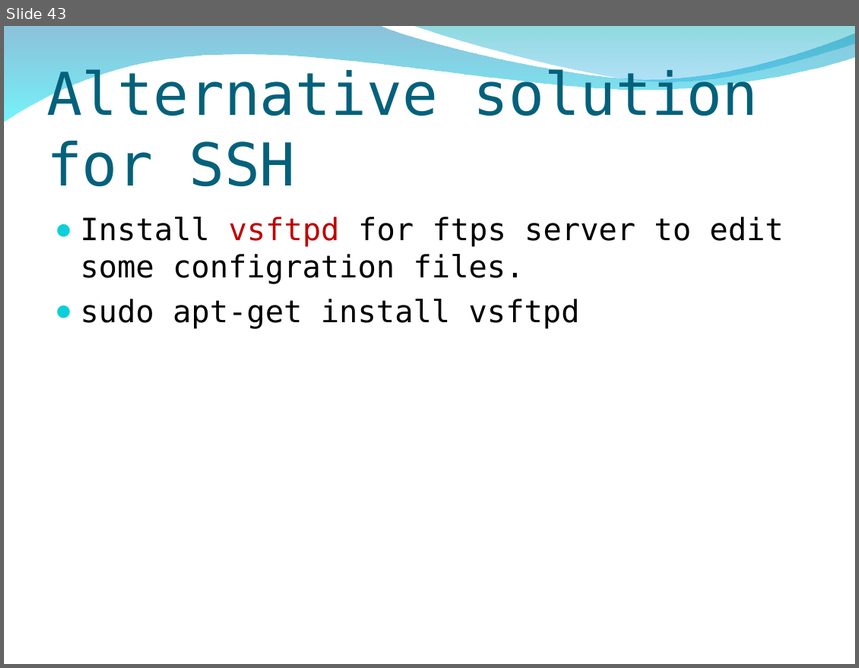
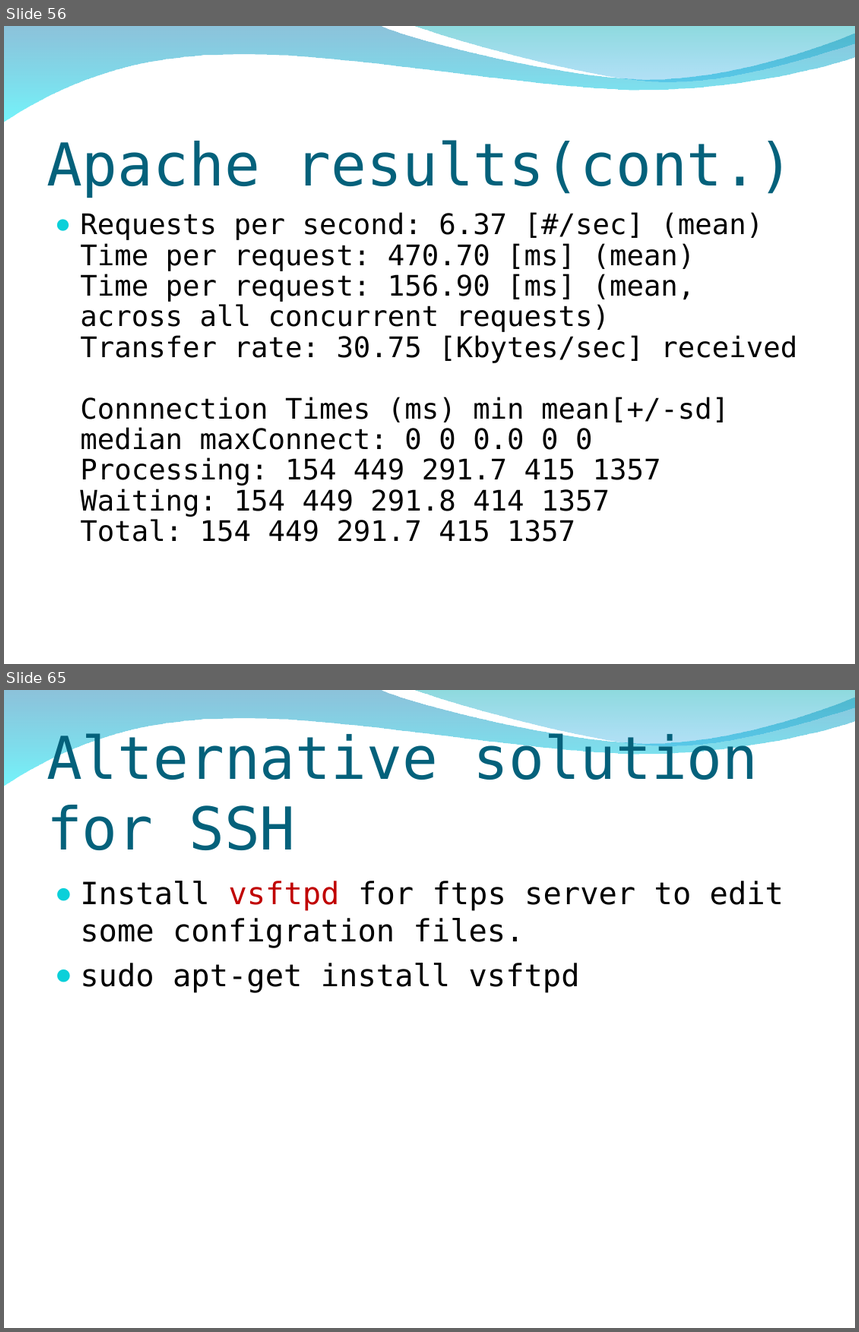
Before and after one commit to peter279k/regular_meeting, a slide deck: Proot.ppt. Shown one above the other, each under a label of ours: slide 43 before the commit, slides 56 and 65 after it; the slides between them are not shown. The pictures are 859x668 and 859x1332 pixels, drawn with LibreOffice and Linux fonts; fonts in the diff are those of the drawing; background and template pictures are left out. Boxes give left, top, right and bottom in pixels: in the first picture for what was removed or moved away, otherwise in the second. Text is boxed around its words. In the diff, an @@ line names an element or a change of style, - is before the commit and + after.

```diff
--- a/Proot.ppt
+++ b/Proot.ppt
@@ slide 56 added at (4,26,855,664), background picture (left out); not listed: 2 template elements that a slide beside it also shows @@
@@ title added at (47,140,794,198), 50 pt, text #04617B @@
+Apache results(cont.)
@@ text added at (80,212,797,542), 24.1 pt, text #000000 @@
+● Requests per second: 6.37 [#/sec] (mean)
+  Time per request: 470.70 [ms] (mean)
+  Time per request: 156.90 [ms] (mean, across all concurrent requests)
+  Transfer rate: 30.75 [Kbytes/sec] received
+  Connnection Times (ms) min mean[+/-sd] median maxConnect: 0 0 0.0 0 0
+  Processing: 154 449 291.7 415 1357
+  Waiting: 154 449 291.8 414 1357
+  Total: 154 449 291.7 415 1357
@@ what was slide 43 is now slide 65 @@
```
Also in this commit, not shown: 2 slides changed, 22 other slides added.
